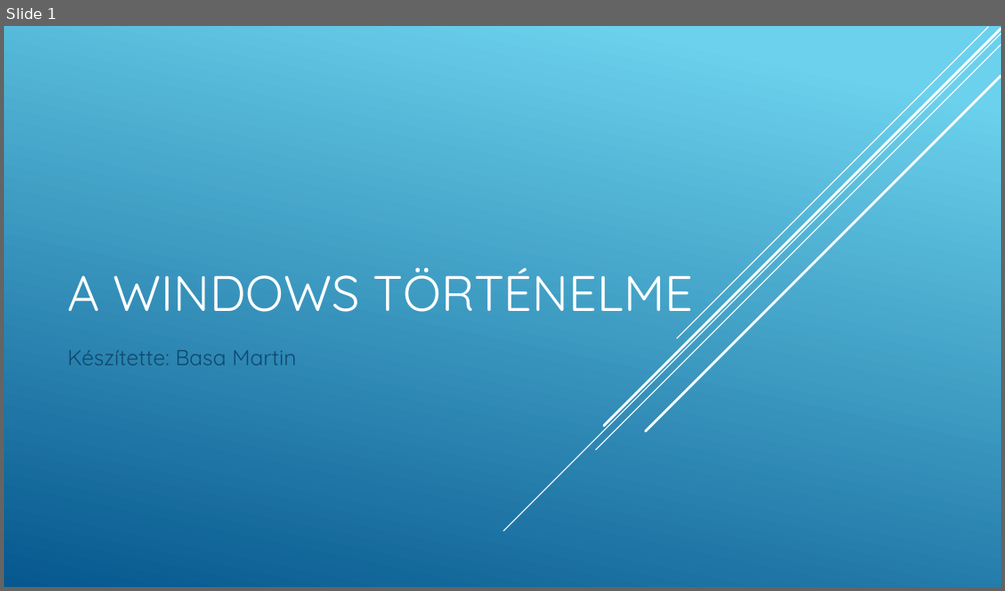
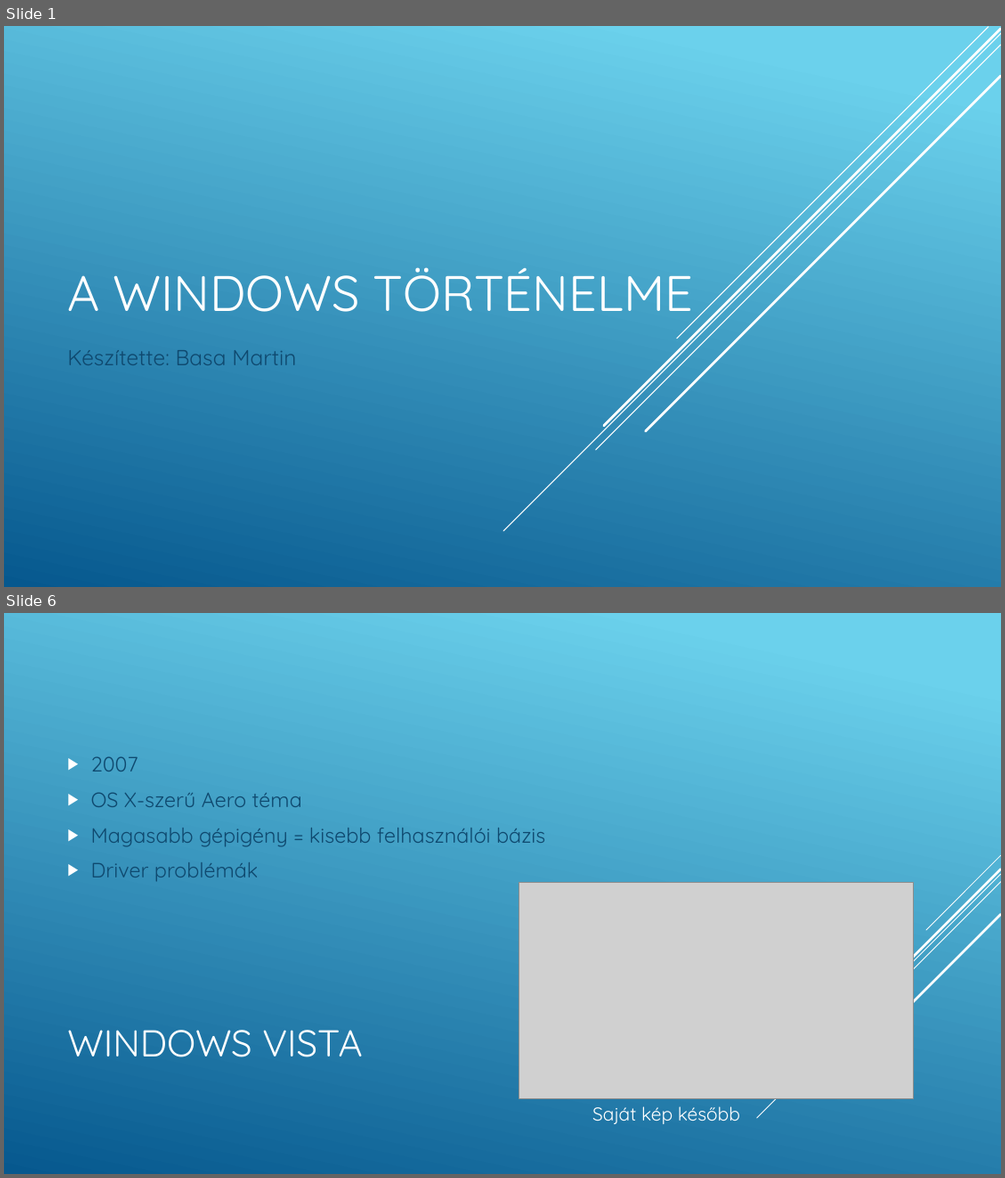
Before and after one commit to Martinanevem/ppt, a slide deck: A Windows történelme.pptx. Shown one above the other, each under a label of ours: slide 1 before the commit, slides 1 and 6 after it; the slides between them are not shown. The pictures are 1005x591 and 1005x1178 pixels, drawn with LibreOffice and Linux fonts; fonts in the diff are those of the drawing; grey boxes stand for pictures. Boxes give left, top, right and bottom in pixels: in the first picture for what was removed or moved away, otherwise in the second. Text is boxed around its words. In the diff, an @@ line names an element or a change of style, - is before the commit and + after.

```diff
--- a/A Windows történelme.pptx
+++ b/A Windows történelme.pptx
@@ slide 6 added at [4, 613, 1001, 1174], background gradient #6ED2EB to #06588E @@
@@ text added at [91, 756, 545, 882], 20 pt, text #0F496F @@
+▶ 2007
+▶ OS X-szerű Aero téma
+▶ Magasabb gépigény = kisebb felhasználói bázis
+▶ Driver problémák
@@ picture added at [518, 882, 914, 1098] @@
@@ group added at [757, 855, 1001, 1118]: 5 lines @@
@@ title added at [67, 1030, 362, 1057], 36 pt, text #FFFFFF @@
+WINDOWS VISTA
@@ text added at [592, 1106, 740, 1124], 18 pt, text #FFFFFF @@
+Saját kép később
```
Also in this commit, not shown: 1 slide changed, 7 other slides added, 2 slides removed.
